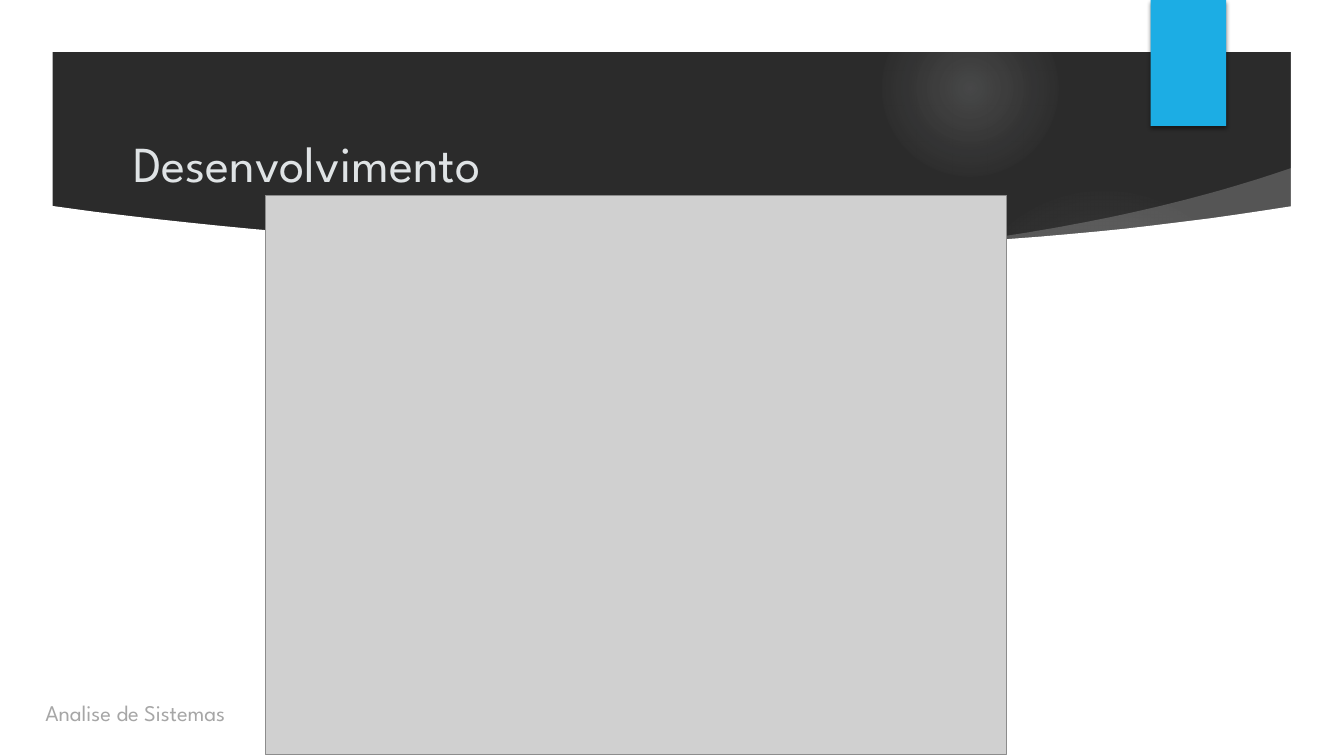
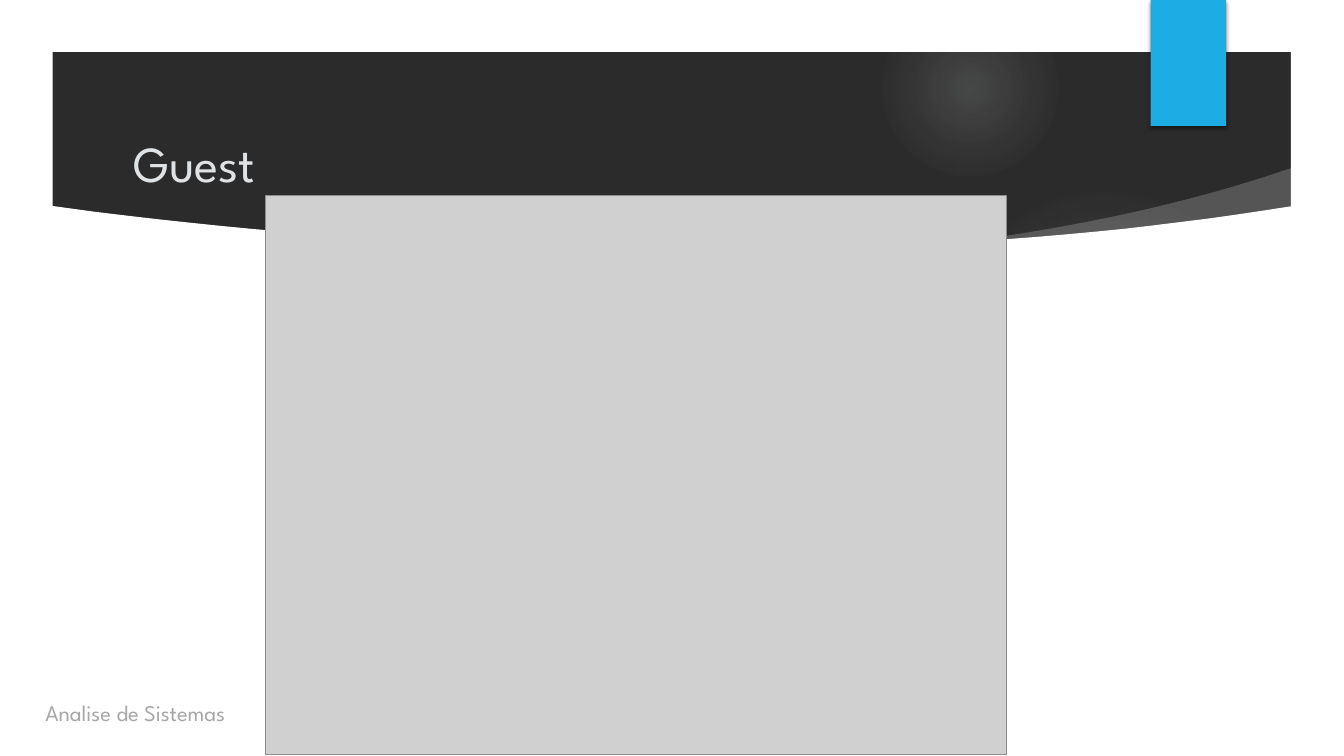
Before and after one commit to portugol/documents, a slide deck: slide 3 of Apresentacoes/Apresentacao4.pptx. Drawn at 1344x756 pixels with LibreOffice and Linux fonts; fonts in the diff are those of the drawing; grey boxes stand for pictures; background and template pictures are left out; a plain dark background stands for a picture behind light text. Boxes give left, top, right and bottom in pixels: in the first picture for what was removed or moved away, otherwise in the second. Text is boxed around its words. In the diff, an @@ line names an element or a change of style, - is before the commit and + after.

```diff
--- a/Apresentacoes/Apresentacao4.pptx
+++ b/Apresentacoes/Apresentacao4.pptx
@@ title at <box>133,148,255,183</box>: text changed @@
-Desenvolvimento
+Guest
```
Also in this commit, not shown: 3 other slides changed, 1 slide added, 2 other files.
